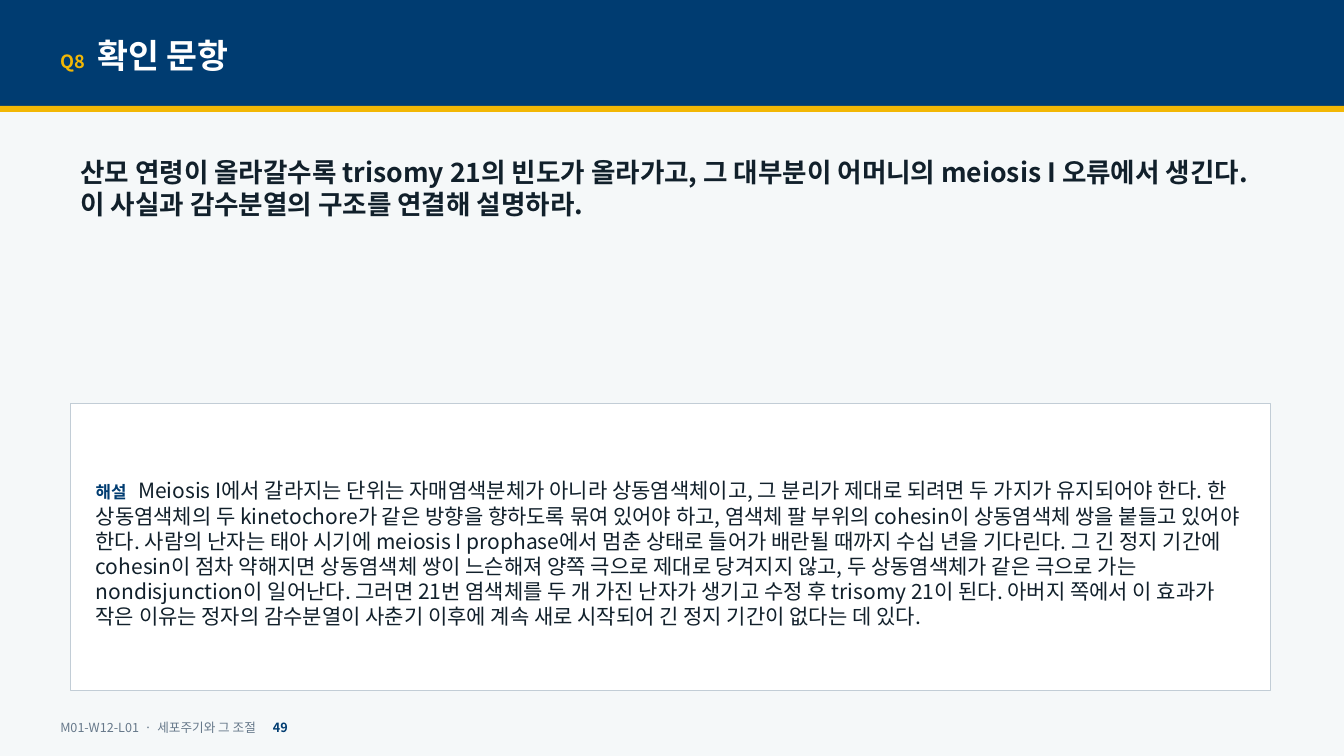
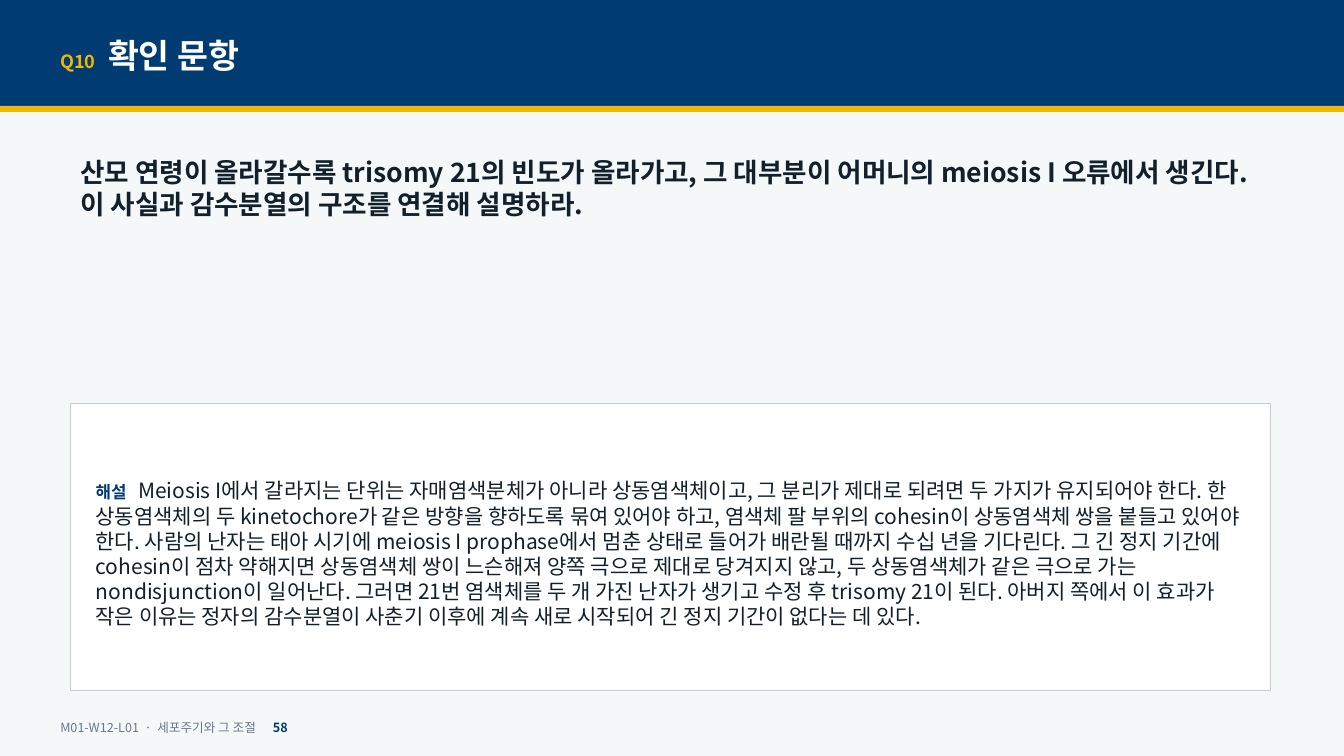
Before and after one commit to hoperiasd2/hoperiasd2.github.io, a slide deck: slide 58 of curriculum/M01/W12/L01/slides.pptx (slide 49 before the commit). Drawn at 1344x756 pixels with LibreOffice and Linux fonts; fonts in the diff are those of the drawing. Boxes give left, top, right and bottom in pixels: in the first picture for what was removed or moved away, otherwise in the second. Text is boxed around its words. In the diff, an @@ line names an element or a change of style, - is before the commit and + after.

```diff
--- a/curriculum/M01/W12/L01/slides.pptx
+++ b/curriculum/M01/W12/L01/slides.pptx
@@ text at (60,39,239,72): text changed @@
-Q8 확인 문항
+Q10 확인 문항
@@ text at (60,721,288,733): text changed @@
-M01-W12-L01 · 세포주기와 그 조절 49
+M01-W12-L01 · 세포주기와 그 조절 58
```
Also in this commit, not shown: 44 other slides changed, 9 slides added, 29 other files.
